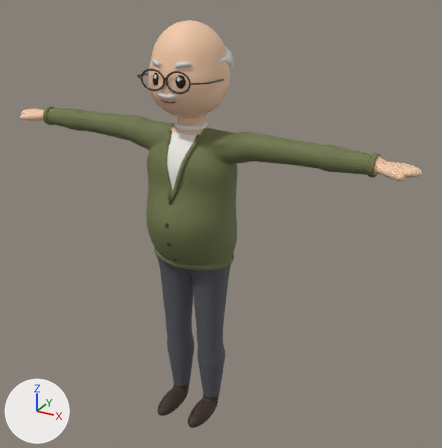
Renders of the glTF model assets/3d/characters/own_old_man.glb from each side of a commit.
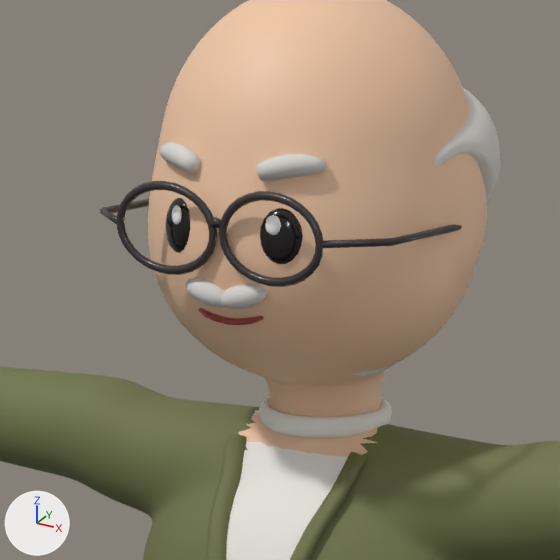
There are two pictures of each version: one whole from a 50 mm camera at (1.186, -1.915, 1.883) aimed at (0.091, 0.076, 0.887), one close up on the part from 25% to 56% of the width and 5% to 36% of the height. Arrows for +X, +Y and +Z are at lower left; the lights stay in place. The first two pictures are the older version. Vertices at exactly the same position are counted once.

Objects in the first close-up: 'old_man'.
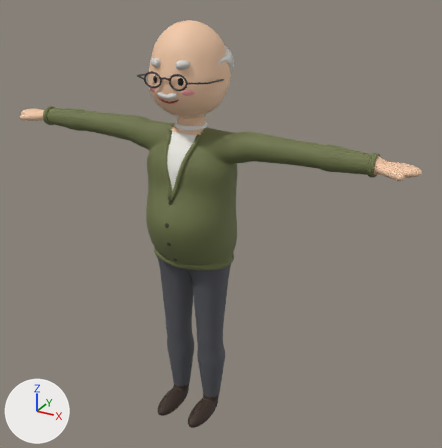
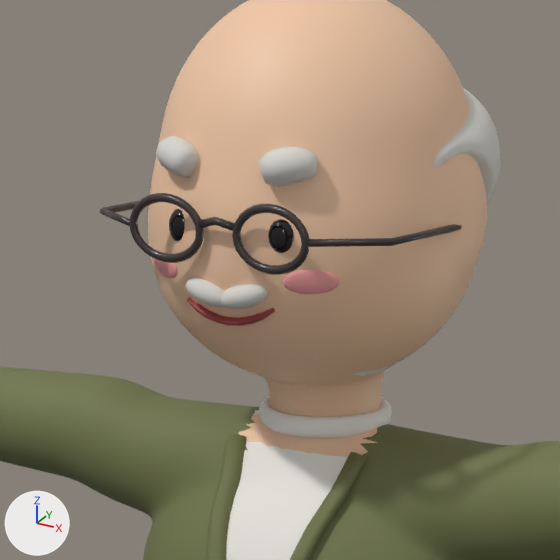
The edits, one by one:
Material 'cheek' (mat_cheek) is new.
Its base color is (0.888, 0.352, 0.352) (pink #f2a0a0).
Its roughness is 0.7.
me_mesh_002 is used by ob_old_man; location (0.0, 0.0, 0.0).
me_mesh_002 had 30937 vertices, 61794 faces and spanned x -0.86..0.86, y -0.18..0.18, z 0.0..1.67.
me_mesh_002 now has 31061 vertices, 62042 faces and spans x -0.86..0.86, y -0.18..0.18, z 0.0..1.67.
me_mesh_002 part 1: 418 vertices moved from x -0.1..0.11, y -0.16..0.06, z 1.41..1.55 to x -0.09..0.11, y -0.16..0.06, z 1.41..1.56; 362 vertices removed from x -0.1..0.1, y -0.16..-0.11, z 1.41..1.55; 486 vertices added at x -0.09..0.09, y -0.16..-0.11, z 1.41..1.56.
me_mesh_002 part 2: 14 faces spanning x -0.09..-0.08, y -0.13..-0.11, z 1.44..1.46 switch from mat_glass (dark grey #3c3434) to mat_cheek (pink #f2a0a0).
me_mesh_002 no longer uses material mat_eye_hl (white #ffffff).

What differs and where, as boxes (x1, y1, x2, y2) in the close-ups (560 x 560 px; the box of a moved part takes in the faces that stretch with it):
part 1 of me_mesh_002, moved or reshaped
    before: (100, 142, 394, 325)
    after: (100, 136, 394, 326)
part 2 of me_mesh_002, recoloured
    before: (267, 194, 296, 211)
